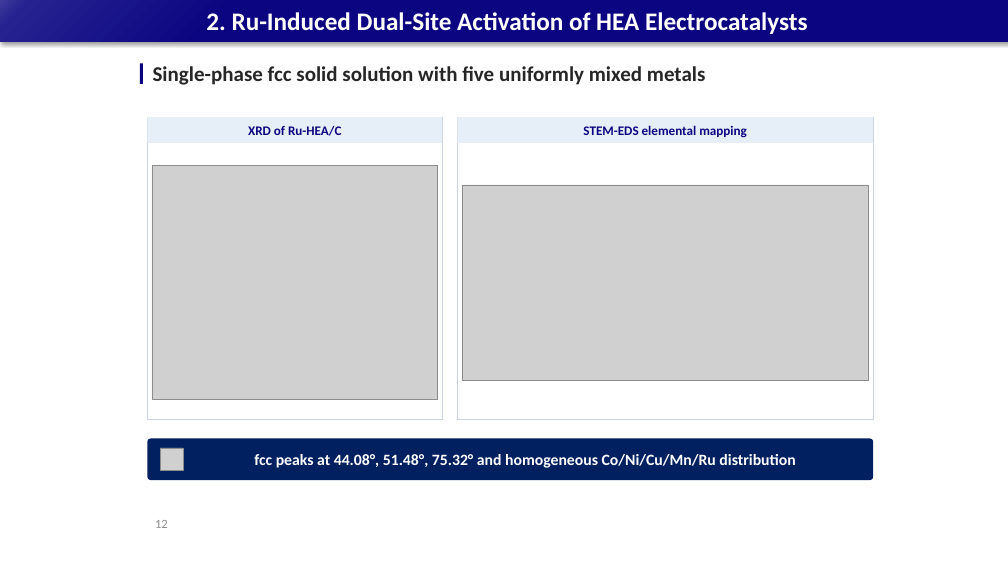
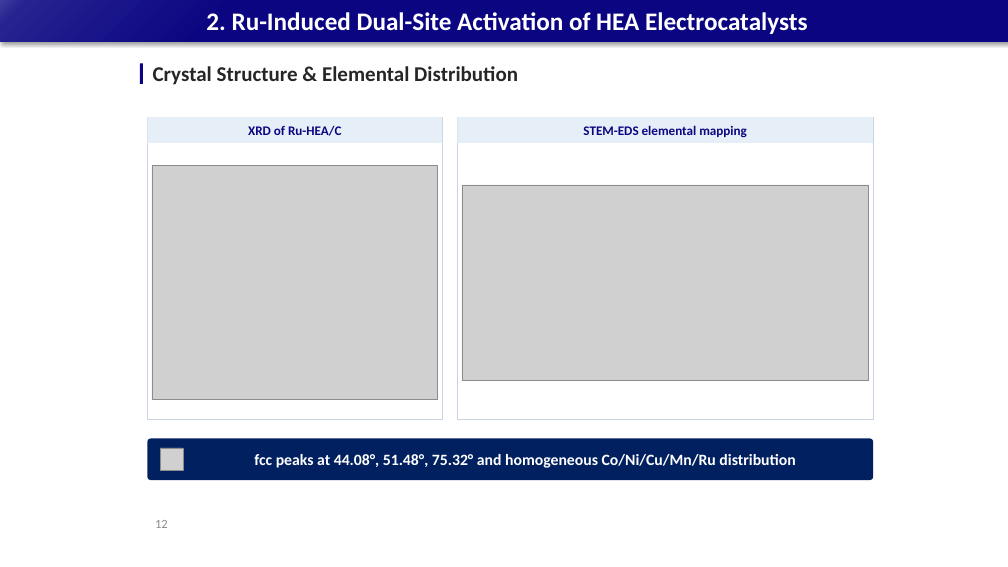
Before and after one commit to limsj0204/letter, a slide deck: slide 12 of 학위논문_디펜스_발표자료.pptx. Drawn at 1008x567 pixels with LibreOffice and Linux fonts; fonts in the diff are those of the drawing; grey boxes stand for pictures. Boxes give left, top, right and bottom in pixels: in the first picture for what was removed or moved away, otherwise in the second. Text is boxed around its words. In the diff, an @@ line names an element or a change of style, - is before the commit and + after.

```diff
--- a/학위논문_디펜스_발표자료.pptx
+++ b/학위논문_디펜스_발표자료.pptx
@@ text at (x1=153, y1=66, x2=518, y2=85): text changed @@
-Single-phase fcc solid solution with five uniformly mixed metals
+Crystal Structure & Elemental Distribution
```
Also in this commit, not shown: 32 other slides changed.
